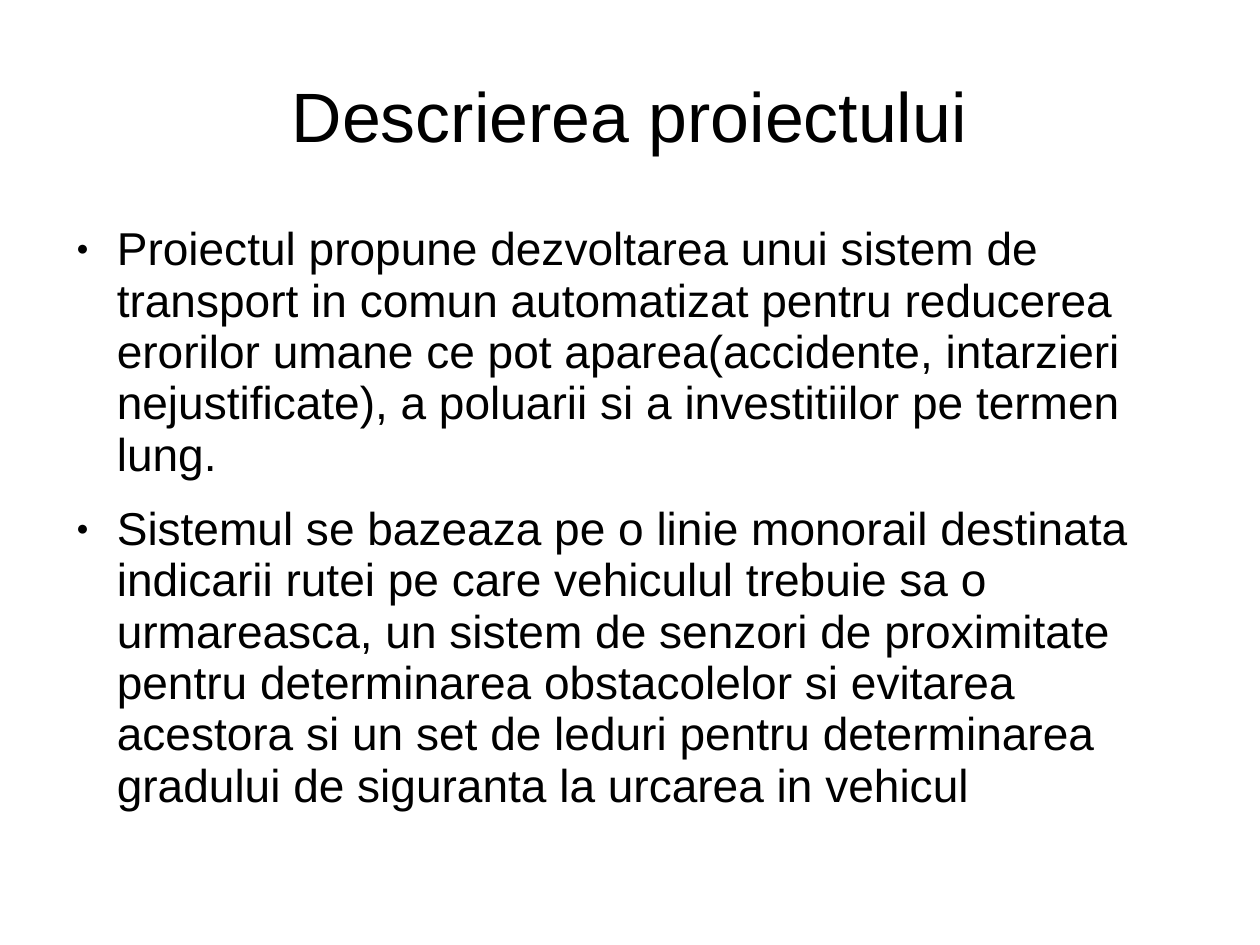
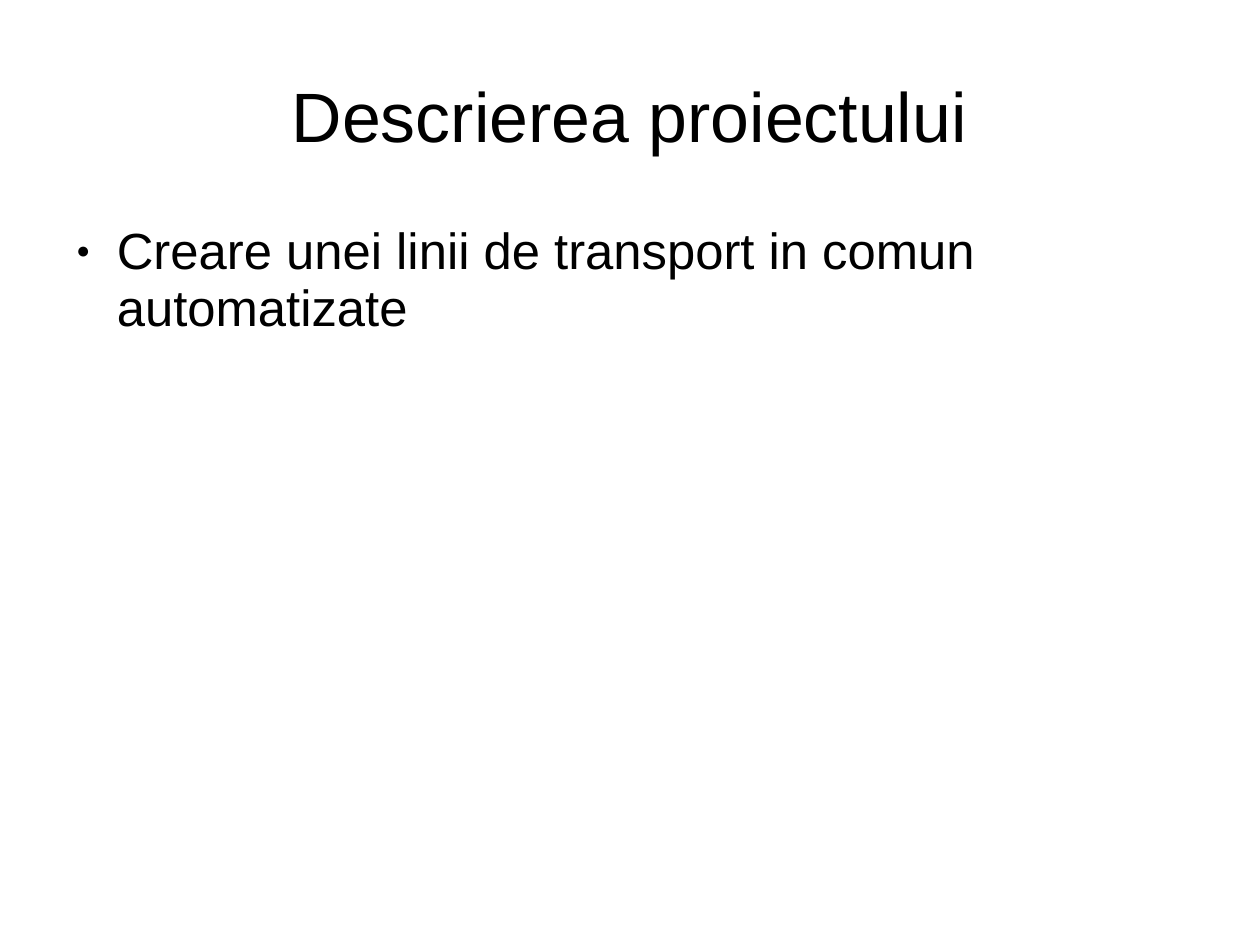
Before and after one commit to astef001/oc2016, a slide deck: slide 2 of TemplateTema-W1-2.ppt. Drawn at 1260x945 pixels with LibreOffice and Linux fonts; fonts in the diff are those of the drawing. Boxes give left, top, right and bottom in pixels: in the first picture for what was removed or moved away, otherwise in the second. Text is boxed around its words. In the diff, an @@ line names an element or a change of style, - is before the commit and + after.

```diff
--- a/TemplateTema-W1-2.ppt
+++ b/TemplateTema-W1-2.ppt
@@ text at (117, 232, 974, 327): text changed; size 29 to 32 pt @@
-● Proiectul propune dezvoltarea unui sistem de transport in comun automatizat pentru reducerea erorilor umane ce pot aparea(accidente, intarzieri nejustificate), a poluarii si a investitiilor pe termen lung.
-● Sistemul se bazeaza pe o linie monorail destinata indicarii rutei pe care vehiculul trebuie sa o urmareasca, un sistem de senzori de proximitate pentru determinarea obstacolelor si evitarea acestora si un set de leduri pentru determinarea gradului de siguranta la urcarea in vehicul
+● Creare unei linii de transport in comun automatizate
```
Also in this commit, not shown: 2 other slides changed, 1 slide added, 1 slide removed.
